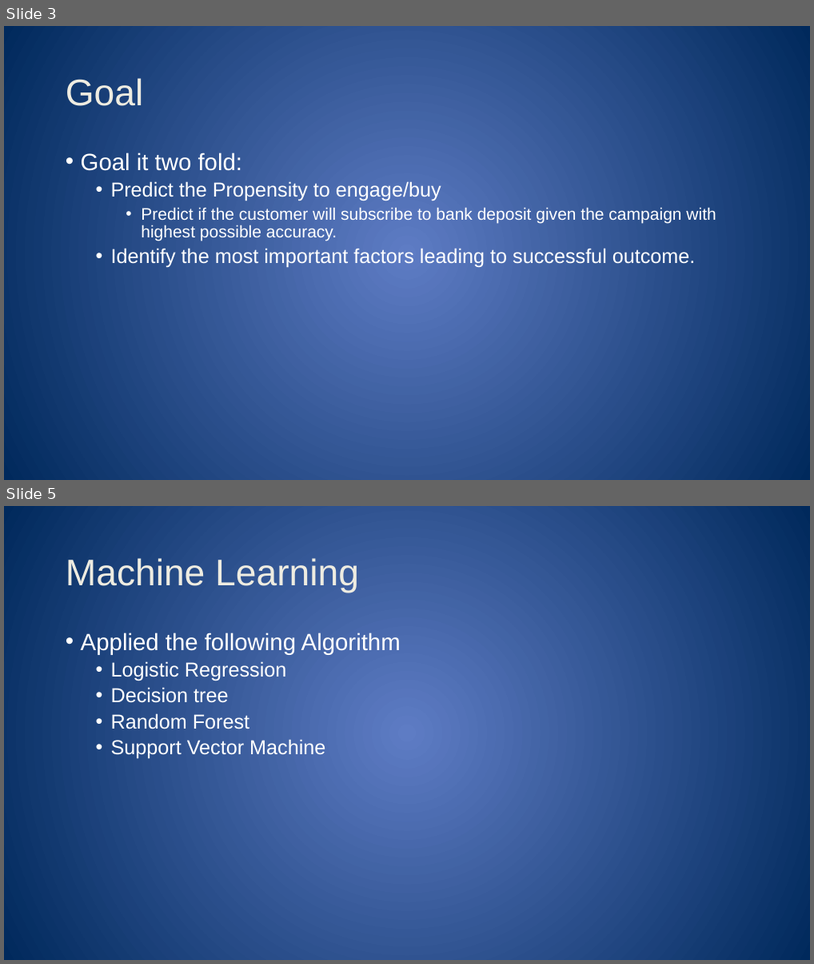
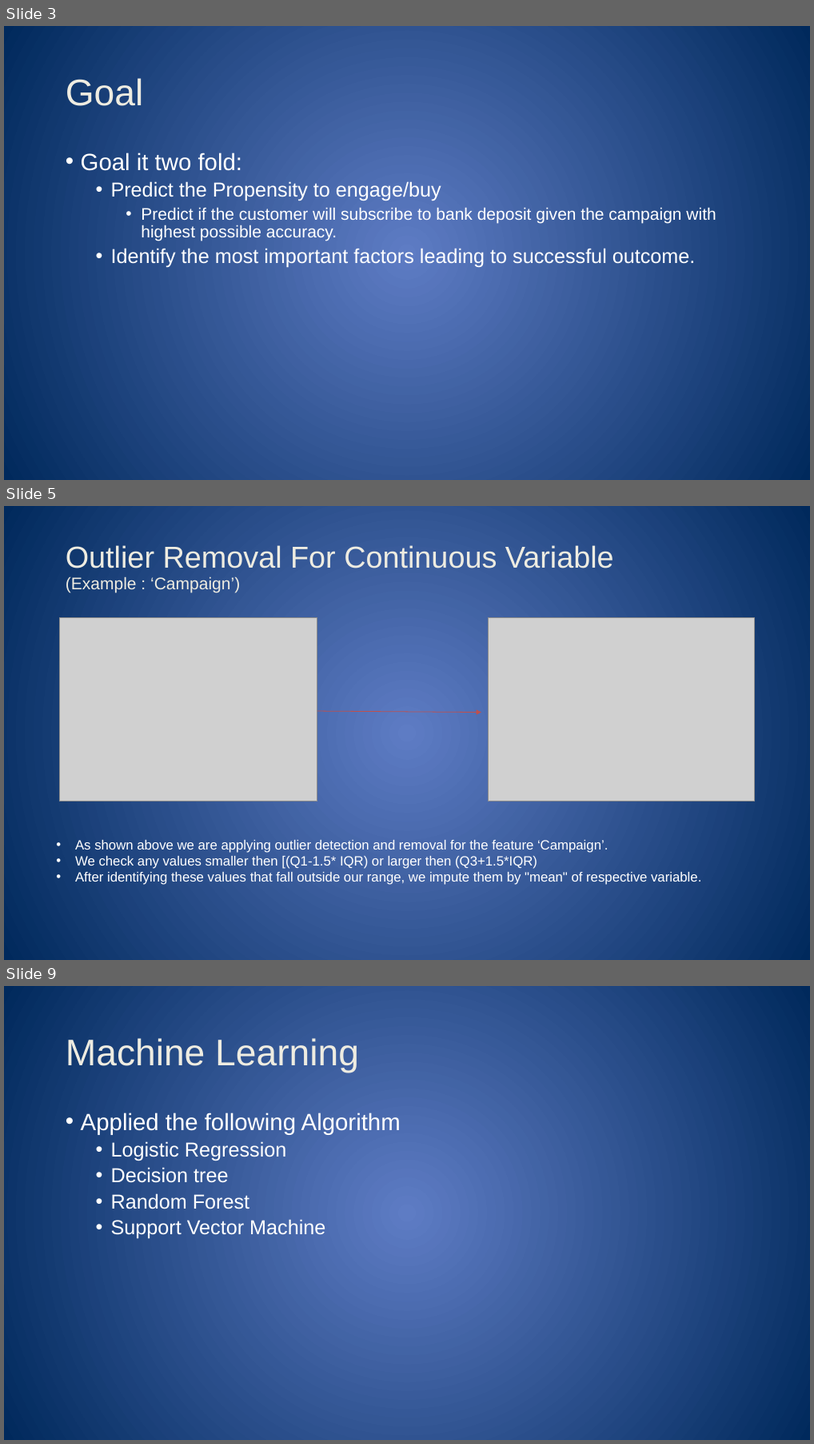
Before and after one commit to chinshaunakdesai/DataScienceWork, a slide deck: PropensityToBuy/Project_Presentation.pptx. Shown one above the other, each under a label of ours: slides 3 and 5 before the commit, slides 3, 5 and 9 after it; the slides between them are not shown. The pictures are 814x964 and 814x1444 pixels, drawn with LibreOffice and Linux fonts; fonts in the diff are those of the drawing; grey boxes stand for pictures. Boxes give left, top, right and bottom in pixels: in the first picture for what was removed or moved away, otherwise in the second. Text is boxed around its words. In the diff, an @@ line names an element or a change of style, - is before the commit and + after.

```diff
--- a/PropensityToBuy/Project_Presentation.pptx
+++ b/PropensityToBuy/Project_Presentation.pptx
@@ slide 5 added at [4, 506, 810, 960], background gradient #5E7CC5 to #00295C @@
@@ title added at [66, 545, 614, 592], 36 pt, text #EEECE1 @@
+Outlier Removal For Continuous Variable
+(Example : ‘Campaign’)
@@ picture added at [60, 618, 318, 801] @@
@@ picture added at [489, 618, 755, 801] @@
@@ arrow added from (318, 711) to (482, 712), #C0504D 0.75 pt @@
@@ text added at [75, 840, 702, 884], 16 pt, text #FFFFFF @@
+• As shown above we are applying outlier detection and removal for the feature ‘Campaign’.
+• We check any values smaller then [(Q1-1.5* IQR) or larger then (Q3+1.5*IQR)
+• After identifying these values that fall outside our range, we impute them by "mean" of respective variable.
@@ what was slide 5 is now slide 9 @@
```
Also in this commit, not shown: 1 slide changed, 3 other slides added.
